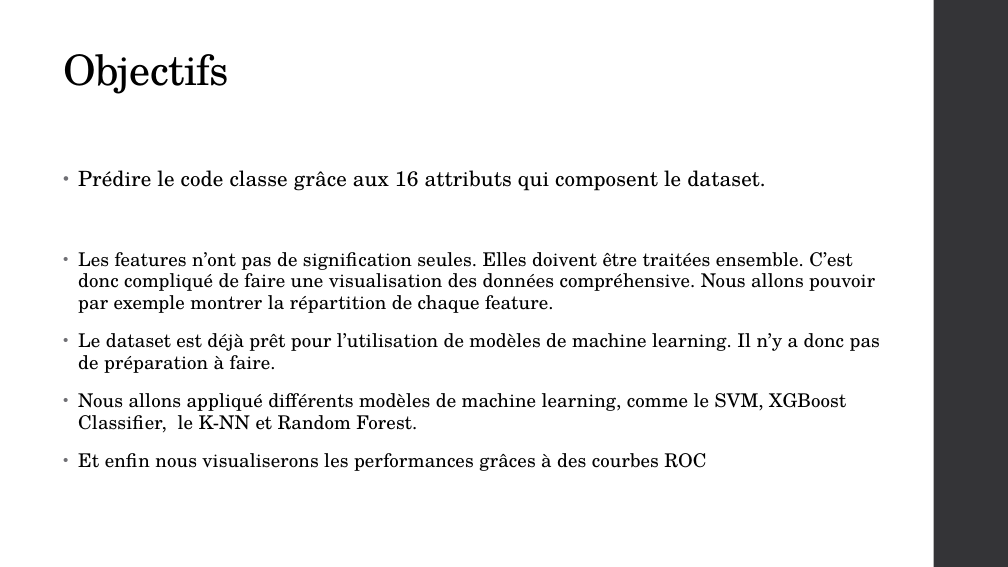
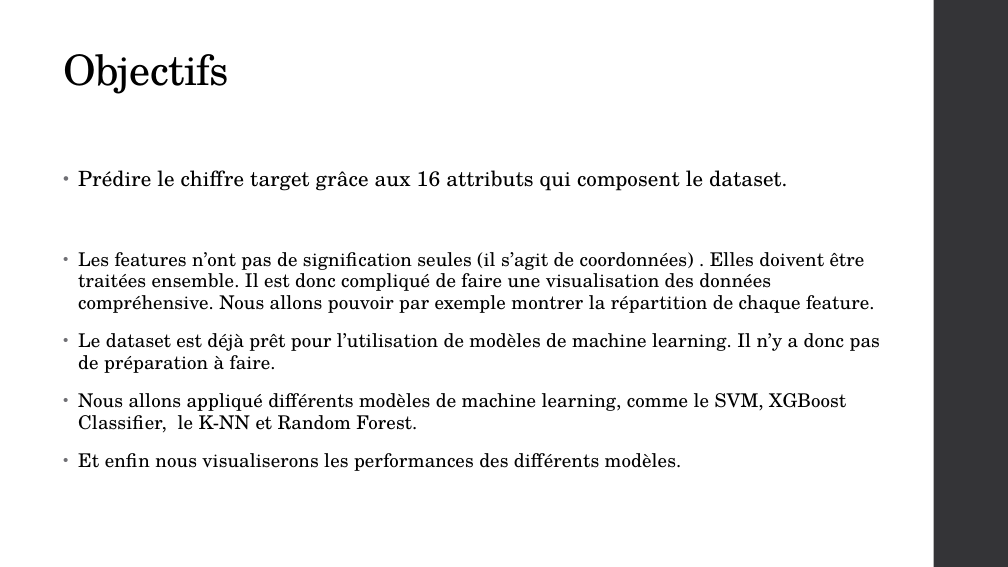
Before and after one commit to ImadMebrouk/Pendigits, a slide deck: slide 5 of PythonDataAnalysis.pptx. Drawn at 1008x567 pixels with LibreOffice and Linux fonts; fonts in the diff are those of the drawing. Boxes give left, top, right and bottom in pixels: in the first picture for what was removed or moved away, otherwise in the second. Text is boxed around its words. In the diff, an @@ line names an element or a change of style, - is before the commit and + after.

Commit message:
update ppt

```diff
--- a/PythonDataAnalysis.pptx
+++ b/PythonDataAnalysis.pptx
@@ text at box(78, 170, 874, 313): text changed @@
-• Prédire le code classe grâce aux 16 attributs qui composent le dataset.
-• Les features n’ont pas de signification seules. Elles doivent être traitées ensemble. C’est donc compliqué de faire une visualisation des données compréhensive. Nous allons pouvoir par exemple montrer la répartition de chaque feature.
+• Prédire le chiffre target grâce aux 16 attributs qui composent le dataset.
+• Les features n’ont pas de signification seules (il s’agit de coordonnées) . Elles doivent être traitées ensemble. Il est donc compliqué de faire une visualisation des données compréhensive. Nous allons pouvoir par exemple montrer la répartition de chaque feature.
@@ text at box(78, 453, 682, 471): text changed @@
-• Et enfin nous visualiserons les performances grâces à des courbes ROC
+• Et enfin nous visualiserons les performances des différents modèles.
```
Also in this commit, not shown: 1 other slide changed, 1 slide added.
